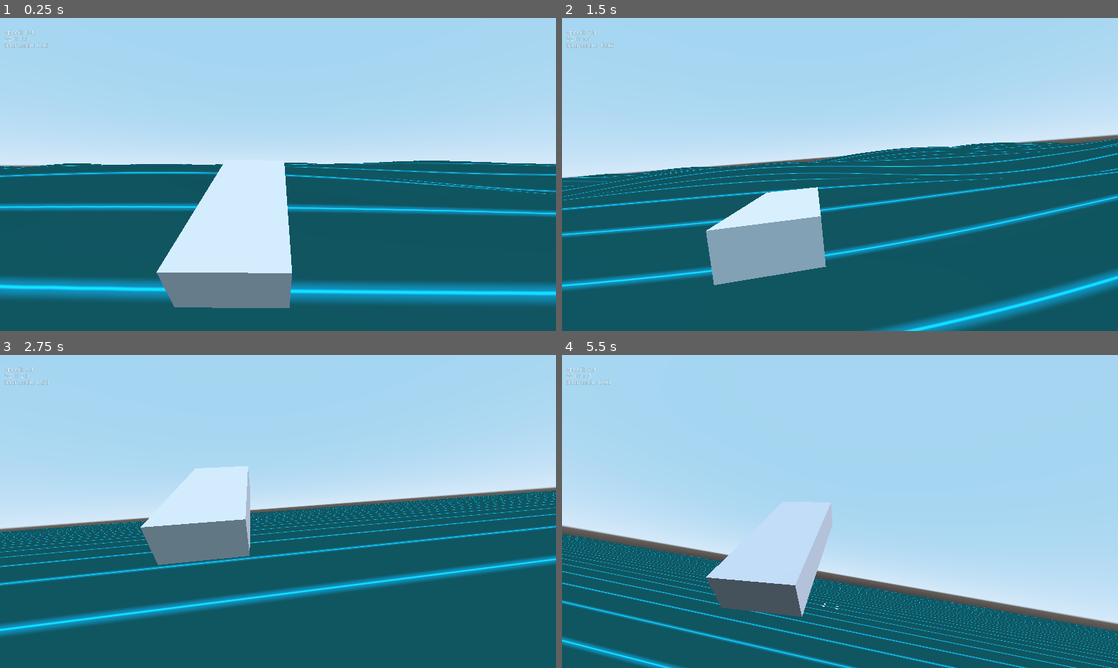
Above: before the commit, frames 1-4 (two rows, left to right).
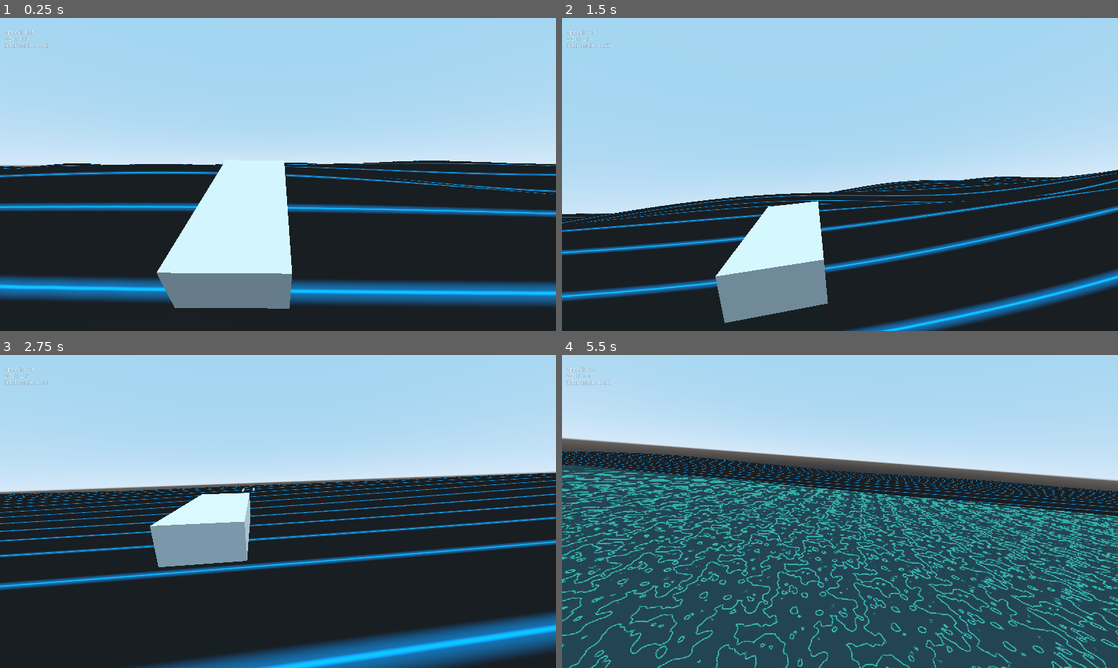
Above: after the commit, the same moments.

Repository: qez008/shark-bait
Game: Godot game, scene res://src/ocean_test.tscn
Two runs of this game, one before a commit and one after it. Both use one fixed random seed, a clock stepped at 60 frames per second and the inputs below.
Inputs (mouse positions are in pixels of both pictures, inside the frame that each line leads up to):
- Up to frame 1 (0.25 s): no input
- Up to frame 2 (1.5 s): tap Enter at 0.5 s; move the mouse to (867, 174) at 0.52 s; hold 1 (one) 0.53-1.28 s; hold Up (ui_up) from 0.53 s (still down); move the mouse to (812, 174) at 1.27 s; tap 2 (two) at 1.35 s
- Up to frame 3 (2.75 s): keep holding Up (ui_up); move the mouse to (289, 505) at 2.02 s; hold 1 (one) from 2.03 s (still down)
- Up to frame 4 (5.5 s): keep holding Up (ui_up); move the mouse to (834, 517) at 2.77 s; release 1 (one) at 2.78 s; tap 2 (two) at 2.85, 4.35 s; move the mouse to (878, 514) at 3.52 s; hold 1 (one) 3.53-4.28 s; move the mouse to (795, 508) at 4.27 s; move the mouse to (845, 511) at 5.02 s; hold 1 (one) from 5.03 s (still down)

The runs differ from the first frame. In frame 1, 45% of the frame differs, in the area x 0-100%, y 45-100%; in frame 2, 58%, in the area x 0-100%, y 4-100%; in frame 3, 58%; in frame 4, 57%.

Commit message:
implement basic water_pattern shader

Diff:
--- a/shaders/gertsnerwaves.gdshader
+++ b/shaders/gertsnerwaves.gdshader
@@ -1,6 +1,8 @@
 shader_type spatial;
 render_mode vertex_lighting;
 
+uniform vec4 grid_color : hint_color = vec4(0.0, 0.7, 1.0, 1.0);
+uniform vec4 fill_color : hint_color = vec4(0.0, 0.1, 0.1, 1.0);
 
 // angle, speed, wave length, steepness:
 uniform vec3 wave_a = vec3(0.0, 2.1, 0.2);
@@ -84,11 +86,26 @@
 }
 
 
+vec4 lines(vec2 uv) {
+    vec2 offset = wave_offset.xz / 300.0;
+    uv = (offset + uv) * 100.0;
+    vec4 col = fill_color;
+    float gridVal = line(uv, 1.0);
+    col = mix(fill_color, grid_color, gridVal);
+    return col;
+}
+
+float circle(vec2 _st, float _radius){
+    vec2 pos = vec2(0.5) - _st;
+    return smoothstep(1.0 - _radius, 1.0 - _radius + _radius * 0.2, 1.0 - dot(pos, pos) * PI);
+}
+
+
 void fragment() {
-    vec2 offset = wave_offset.xz / 300.0;
-    vec2 uv = (offset + UV) * 100.0;
-    vec4 col = vec4(0.0, 0.1, 0.1, 1.0);
-    float gridVal = line(uv, 1.0);
-    col = mix(vec4(0.0, 0.1, 0.1, 1.0), vec4(0.0, 0.7, 1.0, 1.0), gridVal);
-    ALBEDO = col.rgb;
+//    vec2 st = fract(UV * 1000.0);
+//    vec3 color = vec3(1.0 - circle(st, 0.3));
+//    ALBEDO = color;
+    vec4 color = lines(UV);
+    ALBEDO = color.rgb;
+//    ALPHA = color.a;
 }
--- /dev/null
+++ b/shaders/water_pattern.tres
@@ -0,0 +1,29 @@
+[gd_resource type="Shader" format=2]
+
+[resource]
+code = "shader_type spatial;
+render_mode vertex_lighting;
+
+uniform sampler2D noise_pattern;
+uniform float noise_scale = 30.0;
+
+uniform vec4 fill_color : hint_color = vec4(vec3(0.1), 1.0);
+uniform vec4 line_color : hint_color = vec4(vec3(0.5), 1.0);
+
+
+float surf(vec2 uv, float time) {
+    float noise = texture(noise_pattern, vec2(uv.x, uv.y)).x;
+    noise = fract(noise * 6.0);
+    float pixelNoiseChange = fwidth(noise);
+    float heightLine = smoothstep(1.0 - pixelNoiseChange, 1.0, noise);
+    heightLine += smoothstep(pixelNoiseChange, 0, noise);
+
+    return heightLine;
+   }
+
+void fragment() {
+    float surf = surf(UV * noise_scale, TIME);
+    vec4 color = (1.0 - surf) * fill_color + surf * line_color;
+    ALBEDO = color.xyz;
+}
+"
--- a/src/autoloads/wave_manager.gd
+++ b/src/autoloads/wave_manager.gd
@@ -6,8 +6,8 @@
 # wave configurations:
 
 var quiet_waves = [
-        Vector3(0.0, 1.0, 0.0),
-        Vector3(0.0, 1.0, 0.0),
+        Vector3(PI / 2.1, 42.0, 0.08),
+        Vector3(PI / 2.4, 60.0, 0.07),
         Vector3(0.0, 1.0, 0.0),
         Vector3(0.0, 1.0, 0.0)
    ]
--- a/src/ocean_test.tscn
+++ b/src/ocean_test.tscn
@@ -1,12 +1,15 @@
-[gd_scene load_steps=8 format=2]
+[gd_scene load_steps=13 format=2]
 
 [ext_resource path="res://shaders/gertsnerwaves.gdshader" type="Shader" id=1]
 [ext_resource path="res://src/test_boat/TestBoat.tscn" type="PackedScene" id=2]
+[ext_resource path="res://shaders/water_pattern.tres" type="Shader" id=3]
 [ext_resource path="res://src/waves.gd" type="Script" id=4]
 [ext_resource path="res://src/floater.gd" type="Script" id=5]
 
 [sub_resource type="ShaderMaterial" id=11]
 shader = ExtResource( 1 )
+shader_param/grid_color = Color( 0, 0.7, 1, 1 )
+shader_param/fill_color = Color( 0.0745098, 0.0745098, 0.0745098, 1 )
 shader_param/wave_a = Vector3( 1.61, 74.956, 0.116 )
 shader_param/wave_b = Vector3( 1.994, 36.31, 0.156 )
 shader_param/wave_c = Vector3( 1.266, 21.954, 0.152 )
@@ -24,6 +27,25 @@
 radius = 0.2
 height = 0.4
 
+[sub_resource type="OpenSimplexNoise" id=15]
+
+[sub_resource type="NoiseTexture" id=14]
+width = 300
+height = 1
+seamless = true
+noise = SubResource( 15 )
+
+[sub_resource type="ShaderMaterial" id=12]
+shader = ExtResource( 3 )
+shader_param/noise_scale = 30.0
+shader_param/fill_color = Color( 0.141176, 0.258824, 0.290196, 1 )
+shader_param/line_color = Color( 0.231373, 0.709804, 0.619608, 1 )
+shader_param/noise_pattern = SubResource( 14 )
+
+[sub_resource type="QuadMesh" id=13]
+material = SubResource( 12 )
+size = Vector2( 40, 40 )
+
 [node name="ocean_test" type="Spatial"]
 
 [node name="ocean_mesh" type="MeshInstance" parent="."]
@@ -33,7 +55,6 @@
 
 [node name="DirectionalLight" type="DirectionalLight" parent="."]
 transform = Transform( 1, 0, 0, 0, 0.532256, 0.846583, 0, -0.846583, 0.532256, 0, 3.1185, 1.58938 )
-light_color = Color( 1, 0.870588, 0.972549, 1 )
 light_energy = 0.371
 
 [node name="floater" type="MeshInstance" parent="."]
@@ -72,4 +93,9 @@
 angular_damp = 4.0
 camera_yaw = true
 
+[node name="test_mesh" type="MeshInstance" parent="."]
+transform = Transform( 1, 0, 0, 0, -4.37114e-08, 1, 0, -1, -4.37114e-08, 0.012007, 3.61504, -0.679625 )
+mesh = SubResource( 13 )
+material/0 = null
+
 [editable path="TestBoat"]
--- a/src/test_boat/TestBoat.tscn
+++ b/src/test_boat/TestBoat.tscn
@@ -14,10 +14,10 @@
 size = Vector3( 4, 1, 2 )
 
 [node name="TestBoat" type="RigidBody"]
-linear_damp = 1.0
+linear_damp = 2.0
 angular_damp = 2.0
 script = ExtResource( 1 )
-acceleration = 5.0
+acceleration = 8.0
 surf_boost = 3.0
 climb_friction = 2.0
 
